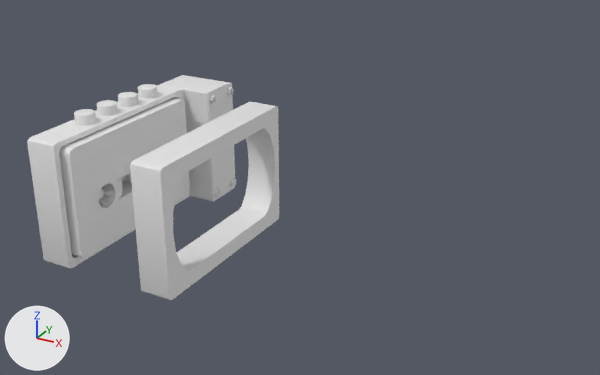
The Blender file .blend/casette.blend as it was, and as the next commit left it.
Camera for both pictures: a camera (50 mm lens) standing at (13.66, -15.55, 8.45) and looking at (4.8, 0.56, 0.4). The lights are fixed; the arrows at lower left show +X, +Y and +Z.
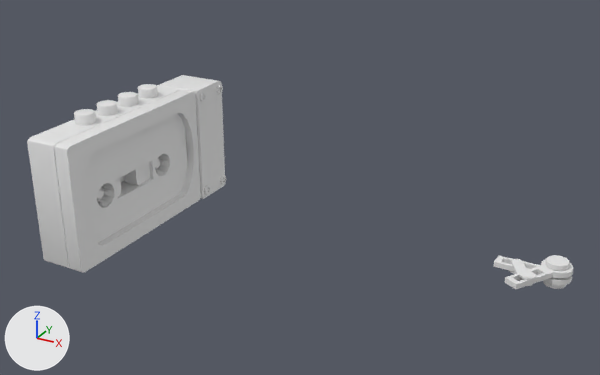
Boxes (x1, y1, x2, y2) around the edits, measured in the pictures (600 x 375 px; the box of a moved part takes in the faces that stretch with it):
'Cube.001', reshaped, moved (8% shorter): before (130, 102, 279, 300); after (54, 90, 201, 273)
'base', moved: before (59, 98, 190, 258); after (83, 114, 187, 243)
'Cube', reshaped: before (27, 75, 235, 268); after (27, 75, 225, 268)
'Cylinder.007', added: after (505, 259, 573, 289)
'Cylinder.005', added: after (494, 255, 572, 286)
'Cylinder.001', moved: before (210, 87, 237, 197); after (199, 85, 226, 194)
'Cylinder.006', added: after (543, 255, 570, 289)
'Cylinder.008', added: after (509, 259, 536, 286)
part 1 of me_cube, moved or reshaped: before (184, 79, 235, 201); after (184, 79, 225, 199)
part 2 of me_cube_001, built on: before (130, 102, 276, 300); after (54, 90, 194, 272)

The change, as a diff of the scene's bpy script:
```diff
--- a/.blend/casette.blend.py
+++ b/.blend/casette.blend.py
@@ me_cube @@
 me_cube.from_pydata(...)  # 96 vertices, 77 faces; spans x -0.83..0.83, y -2.54..3.74, z -1.66..1.66
 # used by ob_cube; location = (-0.04, 0.05, -0.03)
+# me_cube part 1: all 12 vertices in x 0.78..0.83, y 2.54..3.74, z -1.66..1.66 are moved by (-0.37, 0.0, 0.0)
 me_cube.materials.append(mat_material_001)
@@ me_cube_001 @@
 # used by ob_cube_001; location = (2.22, 0.05, -0.03)
-me_cube_001.from_pydata(...)  # 68 vertices, 70 faces; spans x 0.0..0.83, y -2.54..2.51, z -1.66..1.66
+me_cube_001.from_pydata(...)  # 140 vertices, 142 faces; spans x 0.0..0.83, y -2.54..2.51, z -1.66..1.66
+# me_cube_001 part 2
+# 18 faces are deleted
+# 34 vertices in x 0.0, y -2.54..2.51, z -1.66..1.66 move by (0.43, 0.0, 0.0)
+# 36 vertices are added at x 0.0, y -2.5..2.48, z -1.59..1.6
+# 36 new vertices lie (0.43, 0.0, 0.0) away from vertices in x 0.0, y -2.5..2.48, z -1.59..1.6
+# 90 new faces join them
@@ me_cylinder_010 @@
+me_cylinder_010.from_pydata(...)  # 144 vertices, 126 faces; spans x -1.93..1.93, y -11.86..1.93, z -0.35..3.86
+me_cylinder_010.polygons.foreach_set('use_smooth', [True] * 126)
@@ me_cylinder_009 @@
+me_cylinder_009.from_pydata(...)  # 66 vertices, 70 faces; spans x -3.87..1.0, y -1.0..1.0, z -1.0..1.0
+me_cylinder_009.polygons.foreach_set('use_smooth', [True] * 70)
@@ me_cylinder_007 @@
+me_cylinder_007.from_pydata(...)  # 84 vertices, 74 faces; spans x -1.21..1.21, y -1.21..1.21, z -1.0..1.0
+me_cylinder_007.polygons.foreach_set('use_smooth', [True] * 74)
@@ ob_cylinder_001 @@
 ob_cylinder_001 = bpy.data.objects.new('Cylinder.001', me_cylinder_001)
-ob_cylinder_001.location = (0.83, 2.78, 1.4)
+ob_cylinder_001.location = (0.45, 2.8, 1.4)
 ob_cylinder_001.rotation_euler = (0.0, 4.712, 0.0)  # degrees (0, 270, 0)
@@ ob_cube_001 @@
 ob_cube_001 = bpy.data.objects.new('Cube.001', me_cube_001)
-ob_cube_001.location = (2.22, 0.05, -0.03)
+ob_cube_001.location = (-0.45, 0.05, -0.03)
@@ ob_base @@
 ob_base = bpy.data.objects.new('base', me_cube_007)
-ob_base.location = (-0.1, -0.04, -0.03)
+ob_base.location = (-0.15, -0.04, -0.03)
 ob_base.scale = (0.131, 0.661, 0.661)
@@ ob_cylinder_008 @@
+ob_cylinder_008 = bpy.data.objects.new('Cylinder.008', me_cylinder_010)
+ob_cylinder_008.location = (10.2, 0.32, -0.27)
+ob_cylinder_008.rotation_euler = (0.0, 0.0, 0.498)  # degrees (0, 0, 29)
+ob_cylinder_008.scale = (0.0841, 0.0841, 0.0892)
@@ ob_cylinder_007 @@
+ob_cylinder_007 = bpy.data.objects.new('Cylinder.007', me_cylinder_009)
+ob_cylinder_007.location = (11.02, 0.32, -0.02)
+ob_cylinder_007.rotation_euler = (0.0, 0.0, 1.015)  # degrees (0, 0, 58)
+ob_cylinder_007.scale = (0.329, 0.329, 0.0582)
@@ ob_cylinder_006 @@
+ob_cylinder_006 = bpy.data.objects.new('Cylinder.006', me_cylinder_007)
+ob_cylinder_006.location = (11.02, 0.32, -0.12)
+ob_cylinder_006.scale = (0.195, 0.195, 0.267)
@@ ob_cylinder_005 @@
+ob_cylinder_005 = bpy.data.objects.new('Cylinder.005', me_cylinder_009.copy())
+ob_cylinder_005.location = (11.02, 0.32, -0.19)
+ob_cylinder_005.scale = (0.329, 0.329, 0.0582)
```
